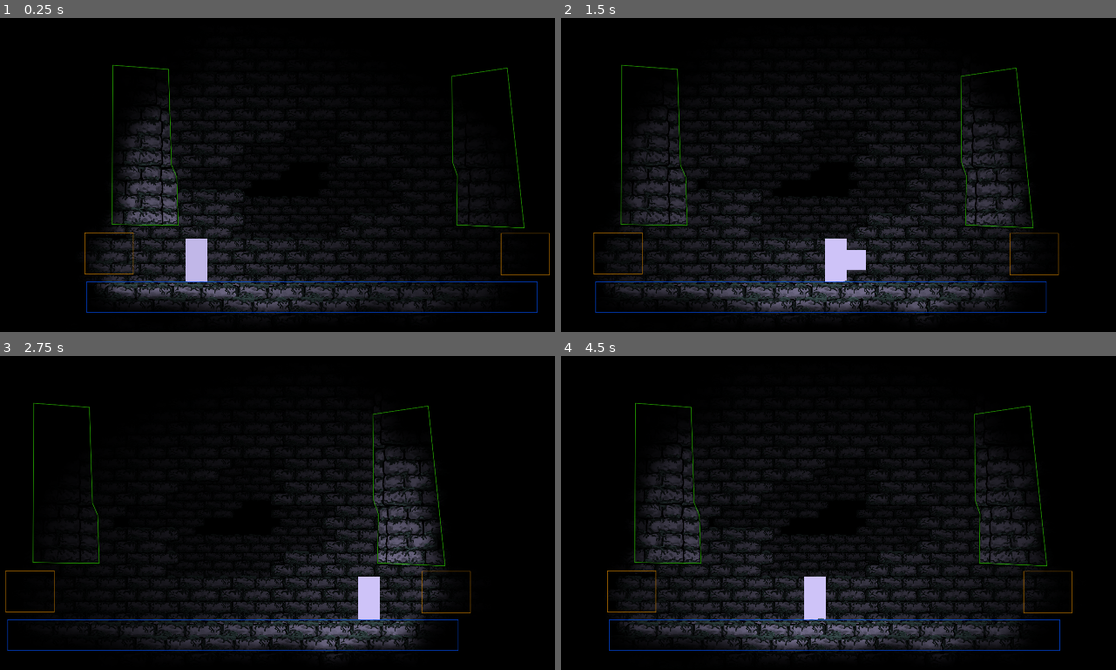
Above: before the commit, frames 1-4 (two rows, left to right).
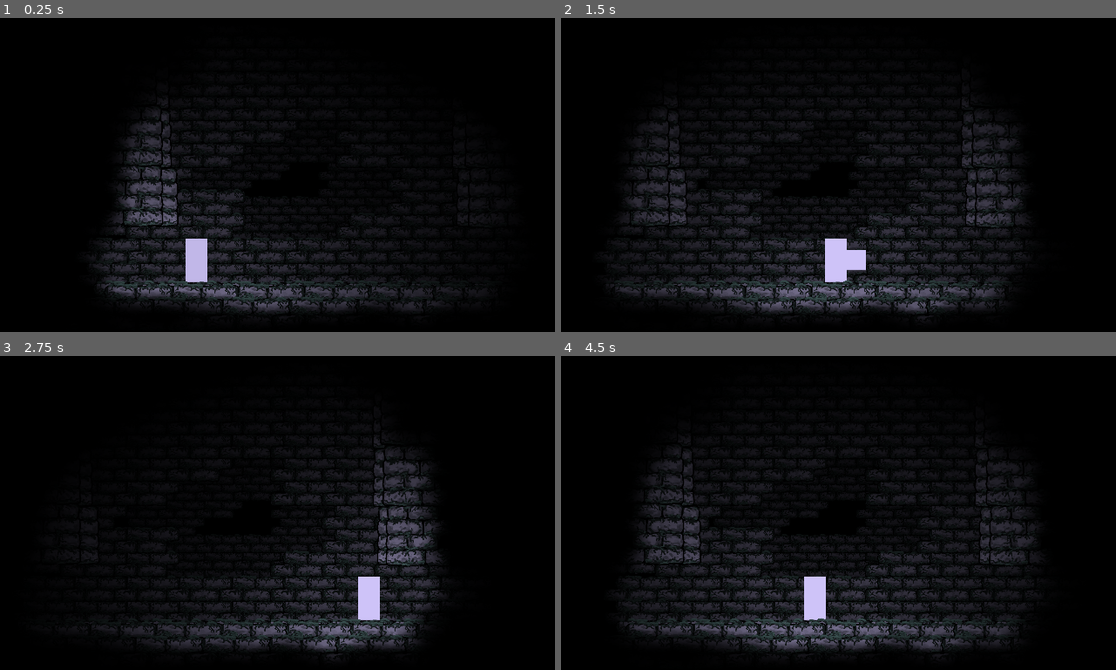
Above: after the commit, the same moments.

Repository: atoki06/2d-platformer
Game: Godot game, scene res://scenes/room_branch.tscn
The game is run twice, just before and just after one commit, with the same random seed, the same clock (stepped at 60 frames per second) and the same inputs.
Inputs (mouse positions are in pixels of both pictures, inside the frame that each line leads up to):
- Up to frame 1 (0.25 s): no input
- Up to frame 2 (1.5 s): tap Enter at 0.5 s; move the mouse to (982, 193) at 0.52 s; hold D (right) 0.53-1.28 s; click (982, 193) at 0.6 s; tap Space (jump) at 0.77 s; move the mouse to (694, 234) at 1.27 s; hold S (down) from 1.28 s (still down); click (694, 234) at 1.35 s
- Up to frame 3 (2.75 s): tap Space (jump) at 1.52 s; move the mouse to (338, 465) at 2.02 s; release S (down) at 2.03 s; hold D (right) from 2.03 s (still down); tap Ctrl at 2.1 s; click (338, 465) at 2.3 s
- Up to frame 4 (4.5 s): move the mouse to (799, 629) at 2.77 s; release D (right) at 2.78 s; hold W (up) 2.78-3.53 s; click (799, 629) at 2.85 s; tap Space (jump) at 3.02, 3.5, 3.77 s; move the mouse to (1043, 610) at 3.52 s; hold A (left) from 3.53 s (still down); click (1043, 610) at 3.6 s; tap B (debug) at 4.15 s; move the mouse to (622, 494) at 4.27 s; tap Ctrl at 4.35 s

The runs differ from the first frame. In frame 1, 1.2% of the frame differs, in the area x 15-100%, y 15-94%; in frame 2, 1.2%; in frame 3, 1.2%; in frame 4, 1.3%, in the area x 8-93%, y 15-94%.

Commit message:
Update in game collision visualisation

Diff:
--- a/scenes/default_scene.tscn
+++ b/scenes/default_scene.tscn
@@ -16,18 +16,14 @@
 metadata/_custom_type_script = "uid://8gtxpiete45"
 
 [node name="slide_walls" type="StaticBody2D" parent="." groups=["collision", "slide_wall"]]
-visible = false
 
 [node name="collisions" type="StaticBody2D" parent="." groups=["collision"]]
-visible = false
 modulate = Color(0.37, 0.643, 1, 1)
 
 [node name="damage" type="StaticBody2D" parent="." groups=["collision", "env_damage"]]
-visible = false
 modulate = Color(0.37, 0.643, 1, 1)
 
 [node name="exit_01" type="Area2D" parent="." groups=["collision", "exit"]]
-visible = false
 position = Vector2(-914, 287)
 gravity_point_center = Vector2(0, -1)
 gravity_direction = Vector2(0, -1)
--- a/scenes/player.tscn
+++ b/scenes/player.tscn
@@ -33,7 +33,6 @@
 shader_parameter/size = 0.37
 
 [node name="Player" type="CharacterBody2D" groups=["player"]]
-position = Vector2(-13.3333, -3.33334)
 script = ExtResource("1_qhqgy")
 
 [node name="Sprite2D" type="Sprite2D" parent="."]
--- a/scenes/room_02.tscn
+++ b/scenes/room_02.tscn
@@ -46,6 +46,8 @@
 
 [node name="scene" type="Node2D" groups=["room"]]
 script = ExtResource("1_d5h8r")
+margin_min = Vector2(0.265, -2.895)
+margin_max = Vector2(14.365, -0.885)
 metadata/_custom_type_script = "uid://8gtxpiete45"
 metadata/_edit_lock_ = true
 
--- a/scripts/player.gd
+++ b/scripts/player.gd
@@ -44,6 +44,7 @@
 var camera_speed = 8
 var camera_speed_target = 8
 var new_room = false
+var collision_debug = false
 
 var room
 var drawer
@@ -56,7 +57,8 @@
 	"right" : KEY_D,
 	"jump" : KEY_SPACE,
 	"debug" : KEY_B,
-	"attack" : MOUSE_BUTTON_LEFT
+	"attack" : MOUSE_BUTTON_LEFT,
+	"collision_debug" : KEY_N
 }
 var velo = Vector2(0,0)
 
@@ -93,6 +95,8 @@
 
 
 func _process(_delta: float) -> void:
+	if Input.is_action_just_pressed("collision_debug"):
+		collision_debug = !collision_debug
 	drawer.queue_redraw()
 	var mouse_pos
 	if Input.is_action_just_pressed("debug"):
@@ -271,6 +275,8 @@
 		dubble_jump_used = false
 
 func draw() -> void:
+	if !collision_debug:
+		return
 	for node in room.get_children():
 		if node.is_in_group("collision"):
 			var color
Renamed: shoot.gdshader -> shader/shoot.gdshader
Renamed: shoot.gdshader.uid -> shader/shoot.gdshader.uid
